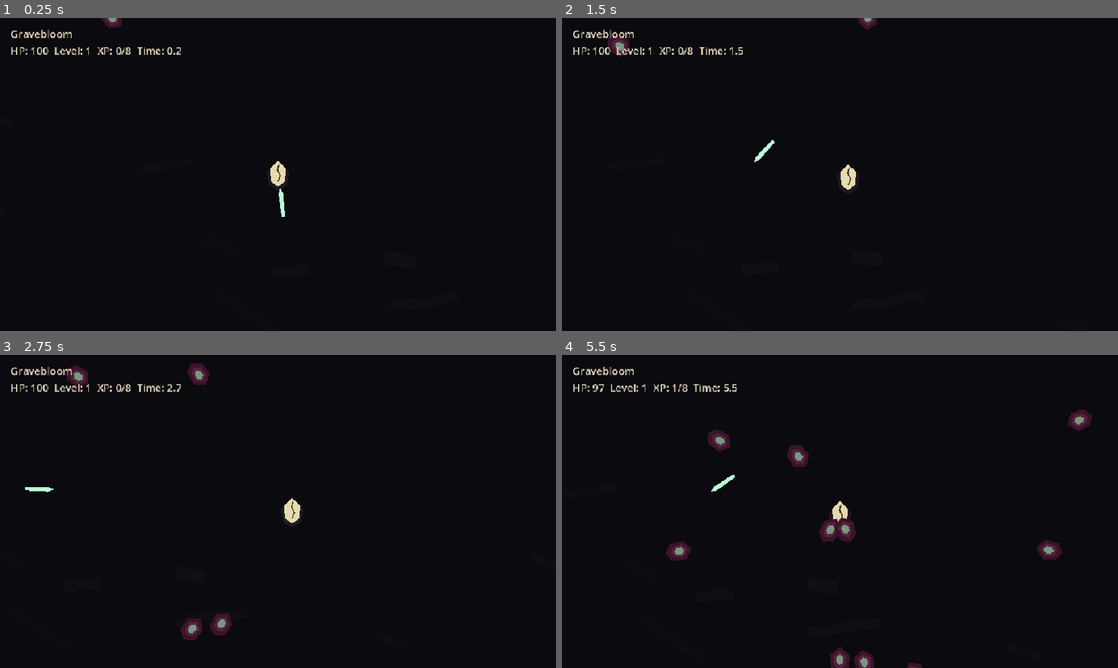
Above: before the commit, frames 1-4 (two rows, left to right).
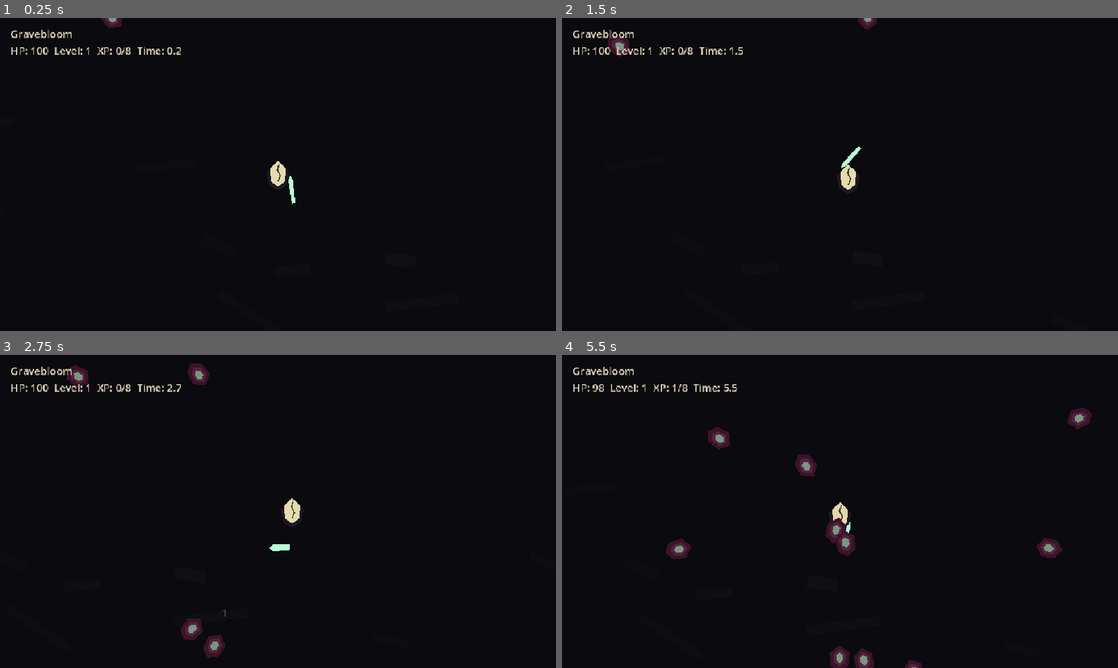
Above: after the commit, the same moments.

Repository: kotlinhustle/gravebloom
Game: Godot game, scene res://scenes/main.tscn
Two runs of this game, one before a commit and one after it. Both use one fixed random seed, a clock stepped at 60 frames per second and the inputs below.
Inputs (mouse positions are in pixels of both pictures, inside the frame that each line leads up to):
- Up to frame 1 (0.25 s): no input
- Up to frame 2 (1.5 s): tap Enter at 0.5 s; move the mouse to (962, 158) at 0.52 s; hold D 0.53-1.25 s; click (962, 158) at 0.67 s; drag from (728, 190) to (812, 237) at 1.27 s
- Up to frame 3 (2.75 s): move the mouse to (333, 442) at 2.02 s; hold D from 2.03 s (still down)
- Up to frame 4 (5.5 s): release D at 2.75 s; drag from (812, 574) to (673, 464) at 2.77 s; move the mouse to (1006, 558) at 3.52 s; hold A 3.53-4.25 s; drag from (673, 464) to (756, 433) at 4.27 s; move the mouse to (867, 511) at 5.02 s; hold S from 5.03 s (still down); click (867, 511) at 5.17 s

The runs differ from the first frame. In frame 1, 0.1% of the frame differs, in the area x 50-54%, y 50-64%; in frame 2, 0.1%; in frame 3, 0.6%; in frame 4, 1.5%, in the area x 6-96%, y 9-100%.

Commit message:
Make living blade hunt enemies

Diff:
--- a/scenes/living_blade.tscn
+++ b/scenes/living_blade.tscn
@@ -6,7 +6,6 @@
 script = ExtResource("1_blade")
 
 [node name="Blade" type="Polygon2D" parent="."]
-position = Vector2(28, -8)
 rotation = 0.65
 color = Color(0.72, 1, 0.84, 1)
 polygon = PackedVector2Array(-3, -26, 3, -26, 4, 14, 0, 24, -4, 14)
--- a/scripts/living_blade.gd
+++ b/scripts/living_blade.gd
@@ -4,10 +4,17 @@
 var owner_player: Node2D
 var fx_layer: Node2D
 var damage := 1
-var cooldown := 0.62
-var attack_range := 145.0
+var cooldown := 0.72
+var attack_range := 230.0
+var dash_speed := 820.0
+var return_speed := 620.0
 var timer := 0.0
 var visual_angle := 0.0
+var target_enemy: Node2D
+var state := "orbit"
+var has_hit_target := false
+
+@onready var blade_sprite := $Blade
 
 func setup(player: Node2D, effects_parent: Node2D) -> void:
 	owner_player = player
@@ -16,13 +23,18 @@
 func _process(delta: float) -> void:
 	if owner_player == null or owner_player.get("is_dead"):
 		return
-	global_position = owner_player.global_position
-	visual_angle += delta * 3.2
-	position = Vector2.RIGHT.rotated(visual_angle) * 30.0
-	rotation = visual_angle + PI / 2.0
+	match state:
+		"orbit":
+			_update_orbit(delta)
+		"dash":
+			_update_dash(delta)
+		"return":
+			_update_return(delta)
 
 func tick(delta: float, enemies: Array) -> void:
 	if owner_player == null or owner_player.get("is_dead"):
+		return
+	if state != "orbit":
 		return
 	timer -= delta
 	if timer > 0.0:
@@ -30,9 +42,9 @@
 	var target := _nearest_enemy(enemies)
 	if target == null:
 		return
-	_show_dash_slash(target.global_position)
-	target.take_damage(damage, owner_player.global_position, 210.0)
-	timer = cooldown
+	target_enemy = target
+	has_hit_target = false
+	state = "dash"
 
 func increase_damage() -> void:
 	damage += 1
@@ -42,6 +54,50 @@
 
 func widen_reach() -> void:
 	attack_range += 35.0
+
+func _update_orbit(delta: float) -> void:
+	visual_angle += delta * 3.2
+	var orbit_offset := Vector2.RIGHT.rotated(visual_angle) * 34.0
+	global_position = owner_player.global_position + orbit_offset
+	rotation = visual_angle + PI / 2.0
+	blade_sprite.scale = blade_sprite.scale.move_toward(Vector2.ONE, delta * 8.0)
+
+func _update_dash(delta: float) -> void:
+	if not is_instance_valid(target_enemy):
+		_begin_return()
+		return
+	var target_position := target_enemy.global_position
+	_face_position(target_position)
+	_leave_trail()
+	global_position = global_position.move_toward(target_position, dash_speed * delta)
+	if global_position.distance_to(target_position) <= 18.0:
+		_hit_target()
+		_begin_return()
+
+func _update_return(delta: float) -> void:
+	var return_position := owner_player.global_position + Vector2.RIGHT.rotated(visual_angle) * 34.0
+	_face_position(return_position)
+	global_position = global_position.move_toward(return_position, return_speed * delta)
+	if global_position.distance_to(return_position) <= 8.0:
+		state = "orbit"
+		target_enemy = null
+		timer = cooldown
+
+func _hit_target() -> void:
+	if has_hit_target or not is_instance_valid(target_enemy):
+		return
+	has_hit_target = true
+	target_enemy.take_damage(damage, owner_player.global_position, 260.0)
+	_show_impact(target_enemy.global_position)
+	blade_sprite.scale = Vector2(1.45, 0.72)
+
+func _begin_return() -> void:
+	state = "return"
+
+func _face_position(target_position: Vector2) -> void:
+	var direction := global_position.direction_to(target_position)
+	if direction.length() > 0.0:
+		rotation = direction.angle() + PI / 2.0
 
 func _nearest_enemy(enemies: Array) -> Node2D:
 	var best: Node2D = null
@@ -55,36 +111,34 @@
 			best = enemy
 	return best
 
-func _show_dash_slash(target_position: Vector2) -> void:
+func _leave_trail() -> void:
 	if fx_layer == null:
 		return
-	var ghost := Polygon2D.new()
-	ghost.color = Color(0.72, 1.0, 0.84, 0.9)
-	ghost.polygon = PackedVector2Array([
-		Vector2(-4, -26),
-		Vector2(4, -26),
-		Vector2(5, 14),
-		Vector2(0, 28),
-		Vector2(-5, 14)
-	])
-	ghost.global_position = owner_player.global_position
-	ghost.rotation = owner_player.global_position.direction_to(target_position).angle() + PI / 2.0
-	fx_layer.add_child(ghost)
-	var ghost_tween := create_tween()
-	ghost_tween.set_parallel(true)
-	ghost_tween.tween_property(ghost, "global_position", target_position, 0.11)
-	ghost_tween.tween_property(ghost, "modulate:a", 0.0, 0.18)
-	ghost_tween.chain().tween_callback(ghost.queue_free)
+	if randf() > 0.45:
+		return
+	var trail := Line2D.new()
+	trail.width = 3.0
+	trail.default_color = Color(0.72, 1.0, 0.84, 0.45)
+	var back := Vector2.UP.rotated(rotation) * 26.0
+	trail.points = PackedVector2Array([global_position - back, global_position])
+	fx_layer.add_child(trail)
+	var tween := create_tween()
+	tween.tween_property(trail, "modulate:a", 0.0, 0.16)
+	tween.tween_callback(trail.queue_free)
 
+func _show_impact(target_position: Vector2) -> void:
+	if fx_layer == null:
+		return
 	var slash := Line2D.new()
-	slash.width = 7.0
+	slash.width = 8.0
 	slash.default_color = Color(0.72, 1.0, 0.83, 0.95)
+	var slash_direction := Vector2.RIGHT.rotated(rotation)
 	slash.points = PackedVector2Array([
-		owner_player.global_position,
-		owner_player.global_position.lerp(target_position, 0.45) + Vector2.RIGHT.rotated(randf() * TAU) * 26.0,
-		target_position
+		target_position - slash_direction * 34.0,
+		target_position,
+		target_position + slash_direction * 34.0
 	])
 	fx_layer.add_child(slash)
 	var tween := create_tween()
-	tween.tween_property(slash, "modulate:a", 0.0, 0.2)
+	tween.tween_property(slash, "modulate:a", 0.0, 0.18)
 	tween.tween_callback(slash.queue_free)
Not shown, changed: AGENTS.md
